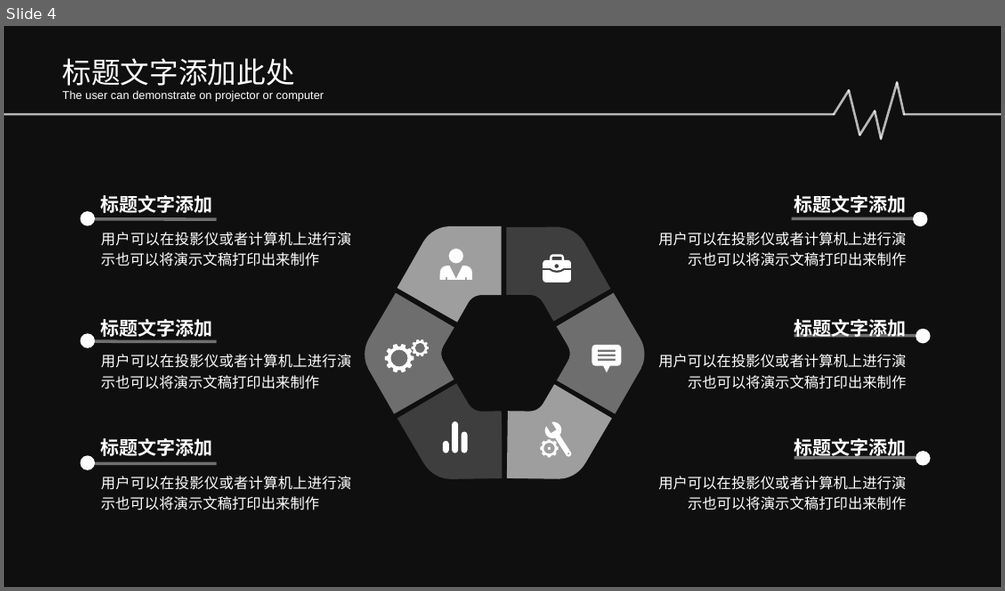
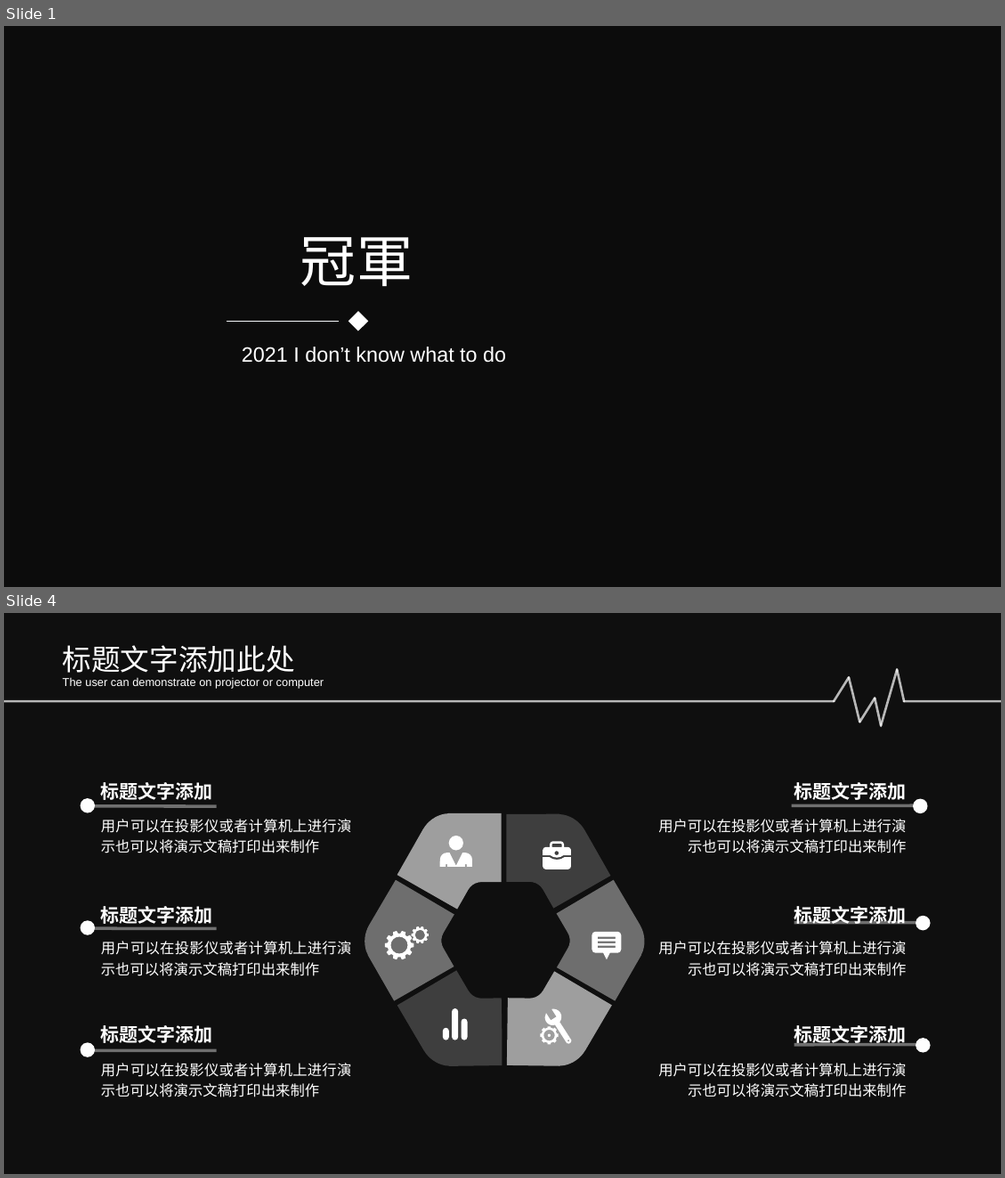
Before and after one commit to Sikako/hackthon, a slide deck: bigdata.pptx. Shown one above the other, each under a label of ours: slide 4 before the commit, slides 1 and 4 after it; the slides between them are not shown. The pictures are 1005x591 and 1005x1178 pixels, drawn with LibreOffice and Linux fonts; fonts in the diff are those of the drawing; background and template pictures are left out; a plain dark background stands for a picture behind light text. Boxes give left, top, right and bottom in pixels: in the first picture for what was removed or moved away, otherwise in the second. Text is boxed around its words. In the diff, an @@ line names an element or a change of style, - is before the commit and + after.

```diff
--- a/bigdata.pptx
+++ b/bigdata.pptx
@@ slide 1 added at bbox=[4, 26, 1001, 587], background picture (left out); not listed: 1 template element that a slide beside it also shows @@
@@ rectangle added at bbox=[4, 26, 1001, 587], fill #000000 at 20% opacity @@
@@ text added at bbox=[299, 237, 413, 286], 54 pt, text #FFFFFF @@
+冠軍
@@ rectangle added at bbox=[348, 311, 368, 331], fill #FFFFFF @@
@@ line added from (339, 321) to (226, 321), #FFFFFF 0.5 pt @@
@@ line added from (486, 321) to (379, 321), #F7FAFD 0.5 pt @@
@@ text added at bbox=[242, 346, 506, 362], 20 pt, text #FFFFFF @@
+2021 I don’t know what to do
```
Also in this commit, not shown: 2 slides changed, 1 slide removed, 5 other files.
